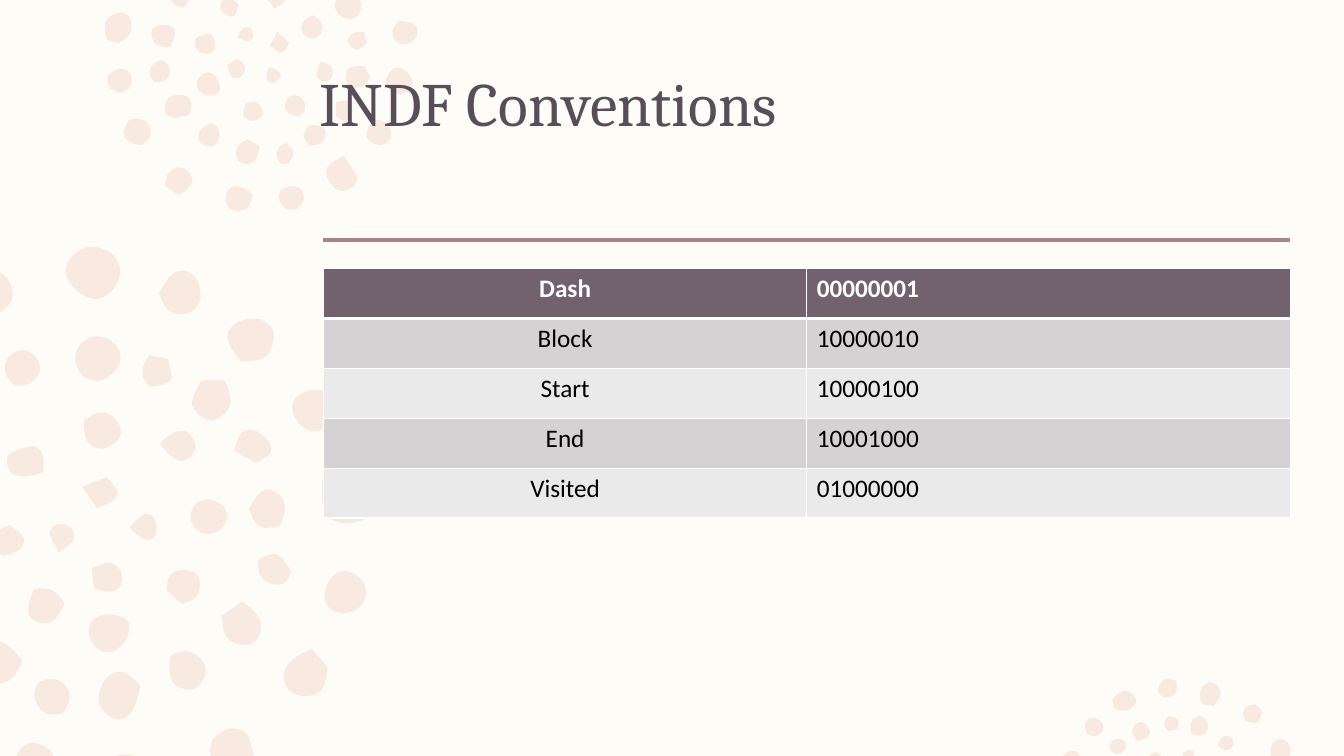
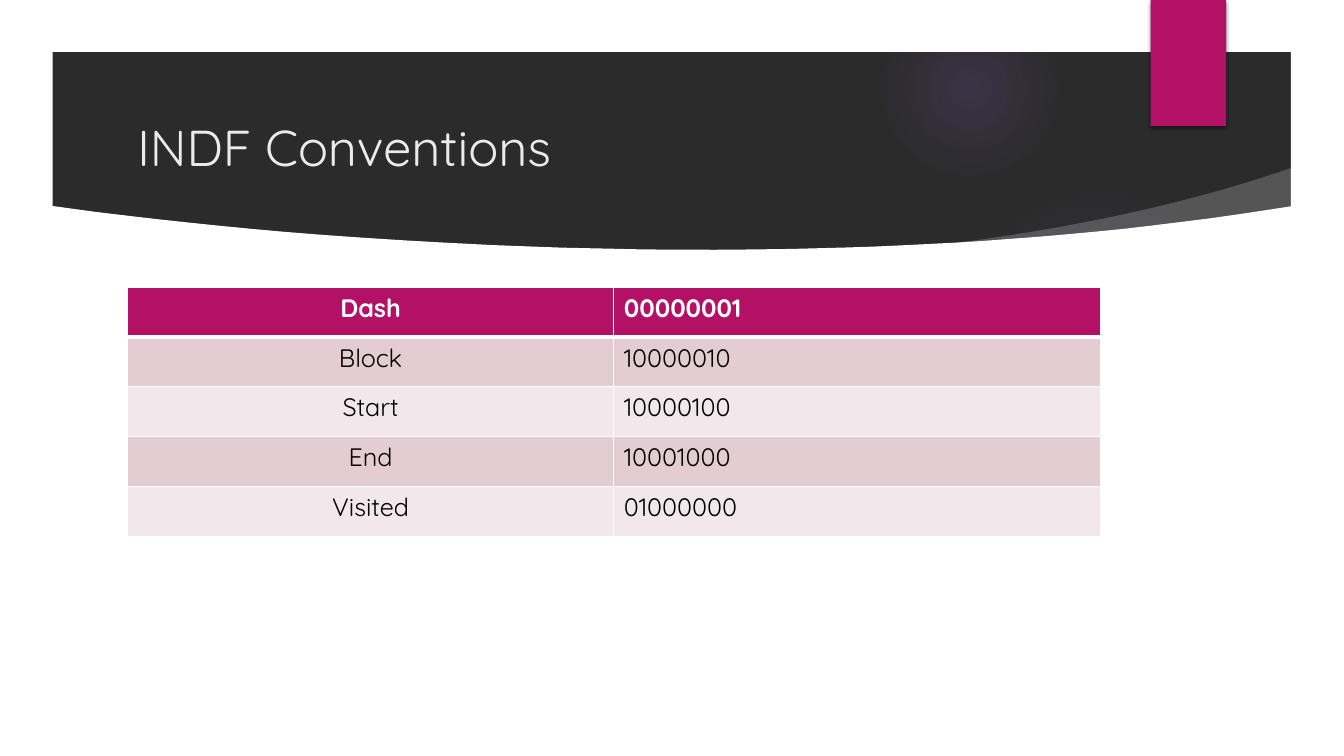
Before and after one commit to marwanj/Assembly-Language, a slide deck: slide 16 of Group_42_powerpoint.pptx. Drawn at 1344x756 pixels with LibreOffice and Linux fonts; fonts in the diff are those of the drawing; background and template pictures are left out; a plain dark background stands for a picture behind light text. Boxes give left, top, right and bottom in pixels: in the first picture for what was removed or moved away, otherwise in the second. Text is boxed around its words. In the diff, an @@ line names an element or a change of style, - is before the commit and + after.

```diff
--- a/Group_42_powerpoint.pptx
+++ b/Group_42_powerpoint.pptx
@@ background #FEFCF7 to picture (left out) @@
@@ freeform shape: place and size @@
-freeform shape at (0, 0, 1293, 756)
+freeform shape at (0, 0, 1344, 756)
@@ freeform shape at (0, 0, 1344, 756): fill #F2D1C2 at 40% opacity to #FFFFFF @@
@@ rectangle added at (1150, 0, 1226, 126), fill #B31166 @@
@@ title "INDF Conventions": place and size @@
-title "INDF Conventions" at (319, 84, 777, 127)
+title "INDF Conventions" at (137, 130, 551, 167)
@@ title "INDF Conventions" at (137, 130, 551, 167): size 44 to 36 pt, font Cambria to Quicksand, text colour #5A4D5A to #EBEBEB; line spacing 0.99 to 1; vertical alignment top to middle @@
@@ group added at (0, 1, 1302, 756): 4 ellipses, 2 freeform shapes @@
@@ line removed from (324, 240) to (1291, 240) @@
@@ table at (127, 287, 1101, 536) @@
@@ fill #72626E to #B31166 in row 1 @@
@@ fill #D5D3D5 to #E5CCD3 in 4 cells @@
@@ fill #EBEAEB to #F2E7EA in 4 cells @@
@@ font Calibri to Quicksand @@
@@ table: place and size @@
-table at (324, 269, 1292, 671)
+table at (127, 287, 1101, 536)
```
Also in this commit, not shown: 39 other slides changed, 1 slide removed.
